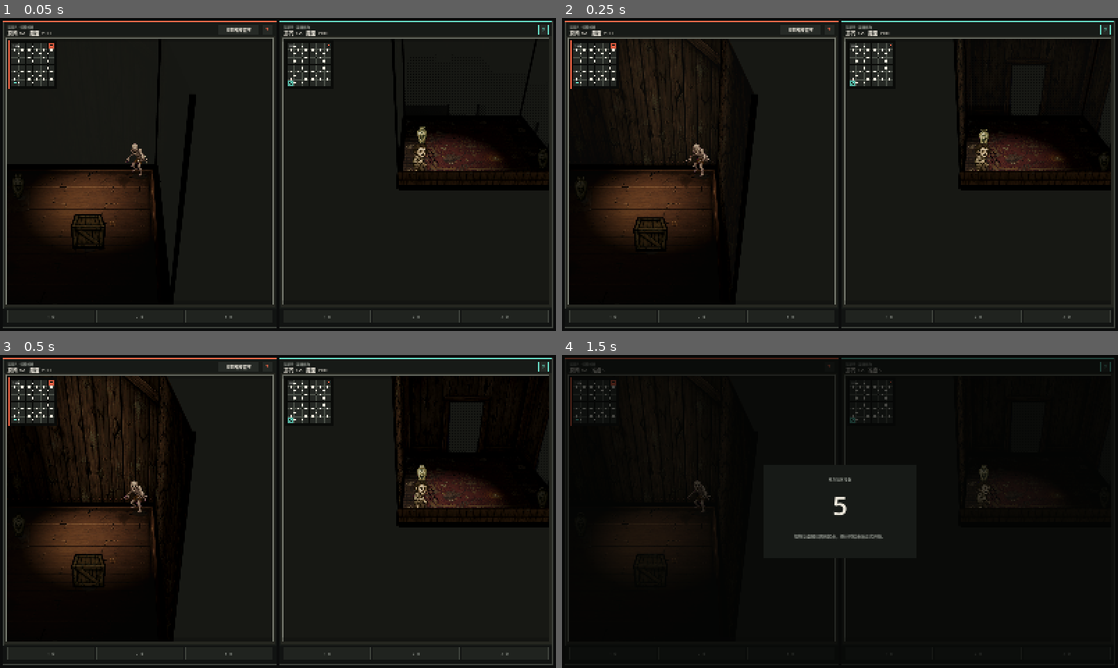
Above: before the commit, frames 1-4 (two rows, left to right).
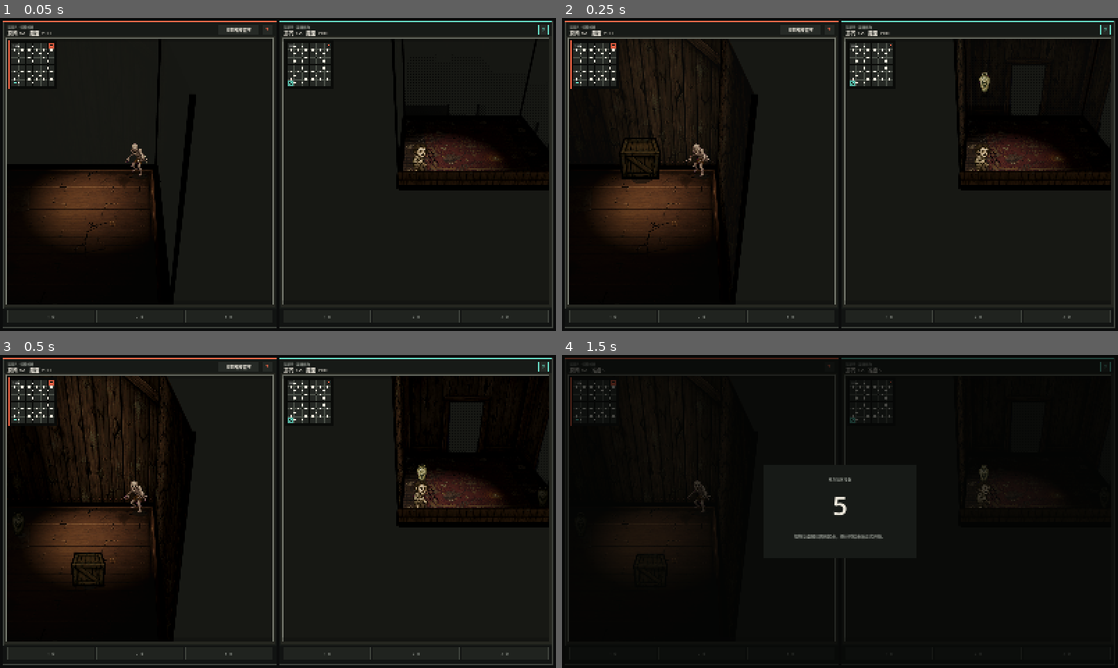
Above: after the commit, the same moments.

Repository: seventeenxu77/wymg
Game: Godot game, scene res://main.tscn
Same seed, same stepped clock (60 frames per second), same inputs: the game is played once before the commit and once after it.
Inputs (mouse positions are in pixels of both pictures, inside the frame that each line leads up to):
- Up to frame 1 (0.05 s): no input
- Up to frame 2 (0.25 s): no input
- Up to frame 3 (0.5 s): no input
- Up to frame 4 (1.5 s): tap Enter at 0.5 s; move the mouse to (962, 495) at 0.52 s; hold D 0.53-1.25 s; tap H at 0.6 s; click (962, 495) at 0.67 s; tap Space at 0.77 s; drag from (728, 527) to (812, 574) at 1.27 s

The runs differ from the first frame. In frame 1, 0.4% of the frame differs, in the area x 2-99%, y 34-74%; in frame 2, 0.8%, in the area x 2-98%, y 17-74%; in frame 3, 0.2%; in frame 4, nothing differs.

Commit message:
Add furniture drop+bounce animation on room entry, fix character sprite facing, ghost floor visibility boost

Diff:
--- a/scripts/world_25d.gd
+++ b/scripts/world_25d.gd
@@ -100,7 +100,9 @@
 var room_pillars: Dictionary = {}
 var furniture_bounces: Dictionary = {}
 const WALL_FADE_DURATION := 0.4
-const FURNITURE_BOUNCE_DURATION := 1.0
+const FURNITURE_BOUNCE_DURATION := 1.3
+const FURNITURE_FALL_DURATION := 0.3
+const FURNITURE_DROP_HEIGHT := 10.0
 
 const FULL_WALL_HEIGHT := 8.5
 
@@ -1028,6 +1030,14 @@
 	_set_actor_visual_layers(thief_node, LAYER_THIEF | (LAYER_SHARED_ACTORS if actors_share_room else 0))
 	_follow_camera(monster_camera, monster, "monster")
 	_follow_camera(thief_camera, thief, "thief")
+	# Trigger furniture bounce BEFORE the room loop so furniture
+	# appears at drop height on the very first frame of a new room.
+	var m_rk := _room_key(monster["room"])
+	var t_rk := _room_key(thief["room"])
+	if m_rk != _room_key(active_monster_room):
+		furniture_bounces[m_rk] = time
+	if t_rk != _room_key(active_thief_room):
+		furniture_bounces[t_rk] = time
 	for room in rooms:
 		var coord: Vector2i = room["coord"]
 		for furniture in room["furniture"]:
@@ -1436,8 +1446,14 @@
 	var elapsed := game_time - start_time
 	if elapsed >= FURNITURE_BOUNCE_DURATION or elapsed < 0.0:
 		return 0.0
-	# Damped sine: 3-4 oscillations, amplitude decays to ~0 after 1s
-	return 0.22 * exp(-elapsed * 5.0) * sin(elapsed * TAU * 3.5)
+	# Phase 1 — drop from height
+	if elapsed < FURNITURE_FALL_DURATION:
+		var t := elapsed / FURNITURE_FALL_DURATION
+		return FURNITURE_DROP_HEIGHT * (1.0 - t * t)  # quadratic ease-in (gravity)
+	# Phase 2 — damped bounce after landing
+	var bounce_t := elapsed - FURNITURE_FALL_DURATION
+	var bounce_duration := FURNITURE_BOUNCE_DURATION - FURNITURE_FALL_DURATION
+	return 0.25 * exp(-bounce_t * 7.0) * abs(sin(bounce_t * TAU * 4.0))
 
 
 func _sync_ghost_visibility(monster: Dictionary, thief: Dictionary) -> void:
